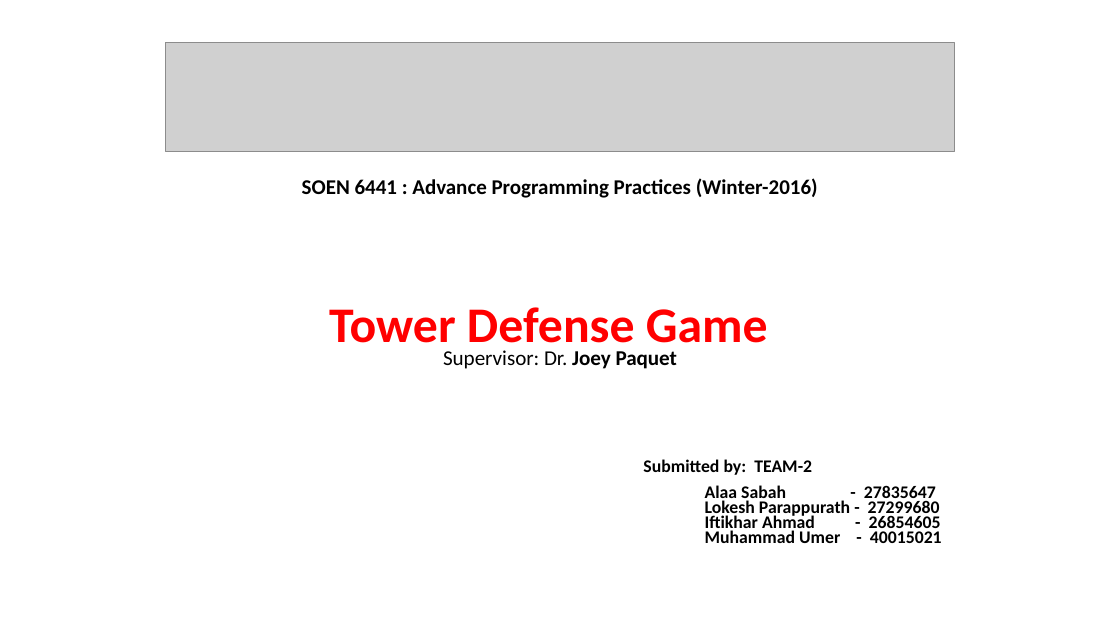
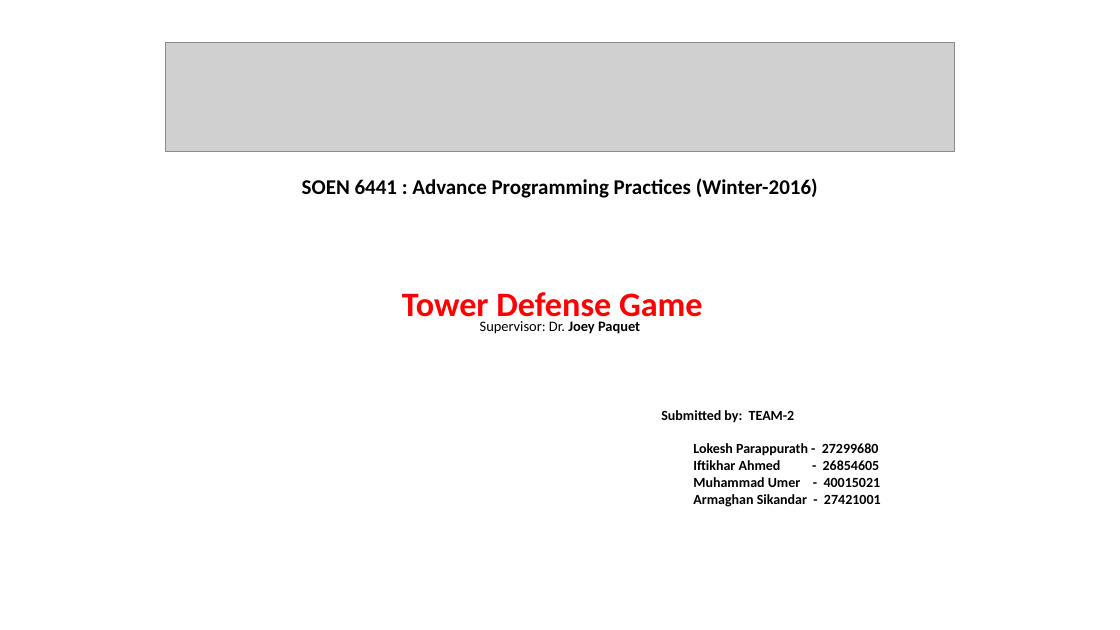
Before and after one commit to umerkk/TD-Game, a slide deck: slide 1 of document/Presentation.pptx. Drawn at 1120x630 pixels with LibreOffice and Linux fonts; fonts in the diff are those of the drawing; grey boxes stand for pictures. Boxes give left, top, right and bottom in pixels: in the first picture for what was removed or moved away, otherwise in the second. Text is boxed around its words. In the diff, an @@ line names an element or a change of style, - is before the commit and + after.

```diff
--- a/document/Presentation.pptx
+++ b/document/Presentation.pptx
@@ subtitle at (402,292,795,423): size 42.8 to 29.2 pt in "Tower Defense Game"; size 18.1 to 12.3 pt in "Supervisor: Dr. Joey Paquet"; size 15.2 to 12 pt in "Submitted by: TEAM-2" @@
@@ subtitle at (693,443,881,507): text changed; size 15.2 to 12 pt @@
-Alaa Sabah - 27835647
-Lokesh Parappurath - 27299680
-Iftikhar Ahmad - 26854605
-Muhammad Umer - 40015021
+Lokesh Parappurath - 27299680
+Iftikhar Ahmed - 26854605
+Muhammad Umer - 40015021
+Armaghan Sikandar - 27421001
```
Also in this commit, not shown: 4 other slides changed, 9 slides added, 7 slides removed, 1 other file.
